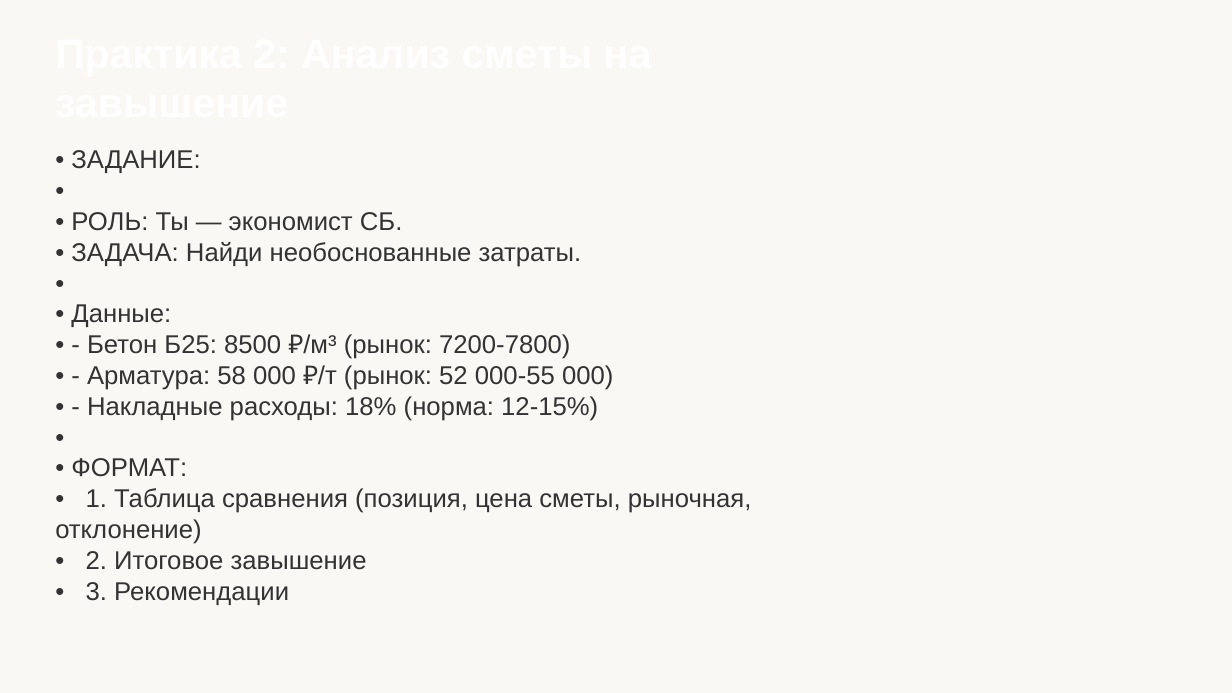
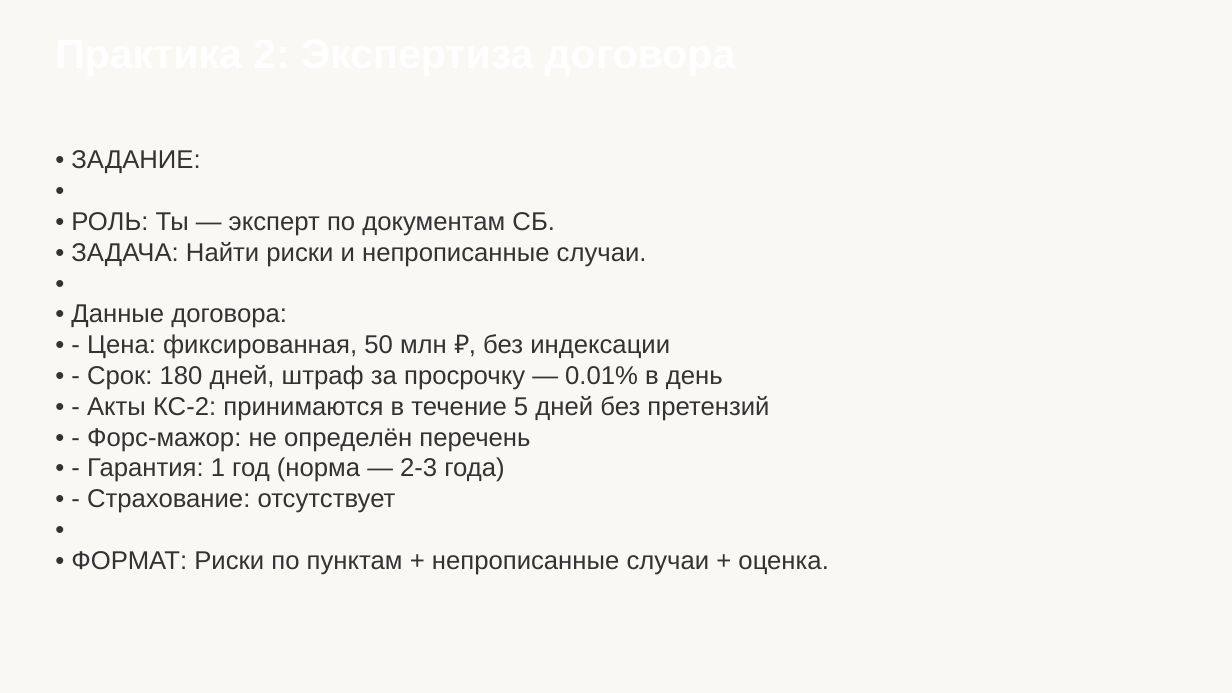
Before and after one commit to kimicito/delo-tech-skill, a slide deck: slide 14 of projects/ai-training-course/03-security/lesson-1-security.pptx. Drawn at 1232x693 pixels with LibreOffice and Linux fonts; fonts in the diff are those of the drawing. Boxes give left, top, right and bottom in pixels: in the first picture for what was removed or moved away, otherwise in the second. Text is boxed around its words. In the diff, an @@ line names an element or a change of style, - is before the commit and + after.

```diff
--- a/projects/ai-training-course/03-security/lesson-1-security.pptx
+++ b/projects/ai-training-course/03-security/lesson-1-security.pptx
@@ text at [71,150,828,575]: text changed @@
-• ЗАДАНИЕ:
-•
-• РОЛЬ: Ты — экономист СБ.
-• ЗАДАЧА: Найди необоснованные затраты.
-•
-• Данные:
-• - Бетон Б25: 8500 ₽/м³ (рынок: 7200-7800)
-• - Арматура: 58 000 ₽/т (рынок: 52 000-55 000)
-• - Накладные расходы: 18% (норма: 12-15%)
-•
-• ФОРМАТ:
-• 1. Таблица сравнения (позиция, цена сметы, рыночная, отклонение)
-• 2. Итоговое завышение
-• 3. Рекомендации
+• ЗАДАНИЕ:
+•
+• РОЛЬ: Ты — эксперт по документам СБ.
+• ЗАДАЧА: Найти риски и непрописанные случаи.
+•
+• Данные договора:
+• - Цена: фиксированная, 50 млн ₽, без индексации
+• - Срок: 180 дней, штраф за просрочку — 0.01% в день
+• - Акты КС-2: принимаются в течение 5 дней без претензий
+• - Форс-мажор: не определён перечень
+• - Гарантия: 1 год (норма — 2-3 года)
+• - Страхование: отсутствует
+•
+• ФОРМАТ: Риски по пунктам + непрописанные случаи + оценка.
@@ text removed at [86,551,367,570] @@
-Практика 2: Анализ сметы на завышение
```
Also in this commit, not shown: 9 other slides changed, 2 other files.
